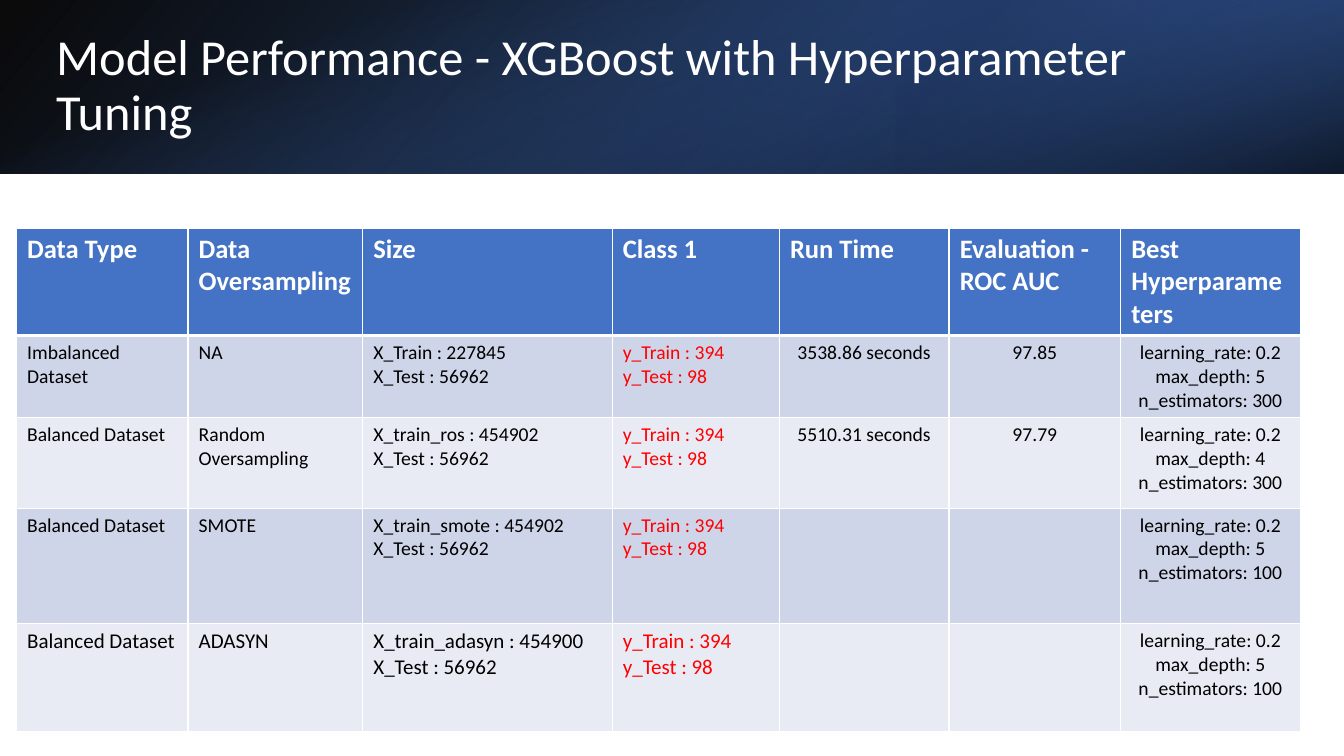
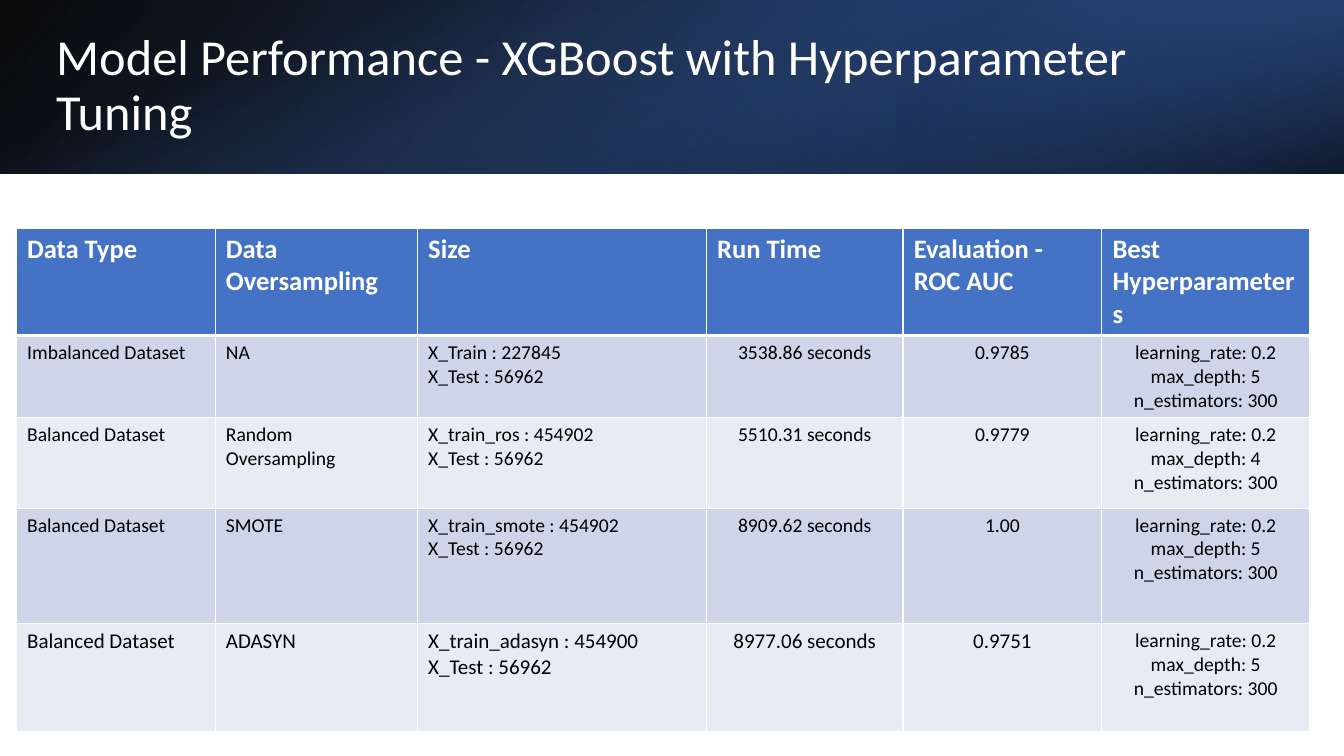
Before and after one commit to jagsrj/Credit_card_fraud_detection_ML, a slide deck: slide 9 of CreditCard_FraudDetection_MachingLearning.pptx. Drawn at 1344x756 pixels with LibreOffice and Linux fonts; fonts in the diff are those of the drawing. Boxes give left, top, right and bottom in pixels: in the first picture for what was removed or moved away, otherwise in the second. Text is boxed around its words. In the diff, an @@ line names an element or a change of style, - is before the commit and + after.

```diff
--- a/CreditCard_FraudDetection_MachingLearning.pptx
+++ b/CreditCard_FraudDetection_MachingLearning.pptx
@@ table at (x1=16, y1=228, x2=1310, y2=728) @@
-column 4: Class 1 | y_Train : 394 y_Test : 98 | y_Train : 394 y_Test : 98 | y_Train : 394 y_Test : 98 | y_Train : 394 y_Test : 98
-column 5: Run Time | 3538.86 seconds | 5510.31 seconds |  | 
-column 6: Evaluation - ROC AUC | 97.85 | 97.79 |  | 
-column 7: Best Hyperparameters | learning_rate: 0.2 / max_depth: 5 / n_estimators: 300 | learning_rate: 0.2 / max_depth: 4 / n_estimators: 300 | learning_rate: 0.2 / max_depth: 5 / n_estimators: 100 | learning_rate: 0.2 / max_depth: 5 / n_estimators: 100
+column 4: Run Time | 3538.86 seconds | 5510.31 seconds | 8909.62 seconds | 8977.06 seconds
+column 5: Evaluation - ROC AUC | 0.9785 | 0.9779 | 1.00 | 0.9751
+column 6: Best Hyperparameters | learning_rate: 0.2 / max_depth: 5 / n_estimators: 300 | learning_rate: 0.2 / max_depth: 4 / n_estimators: 300 | learning_rate: 0.2 / max_depth: 5 / n_estimators: 300 | learning_rate: 0.2 / max_depth: 5 / n_estimators: 300
@@ table resized from (x1=16, y1=228, x2=1299, y2=728) to (x1=16, y1=228, x2=1310, y2=728) @@
```
Also in this commit, not shown: 6 other slides changed, 1 other file.
